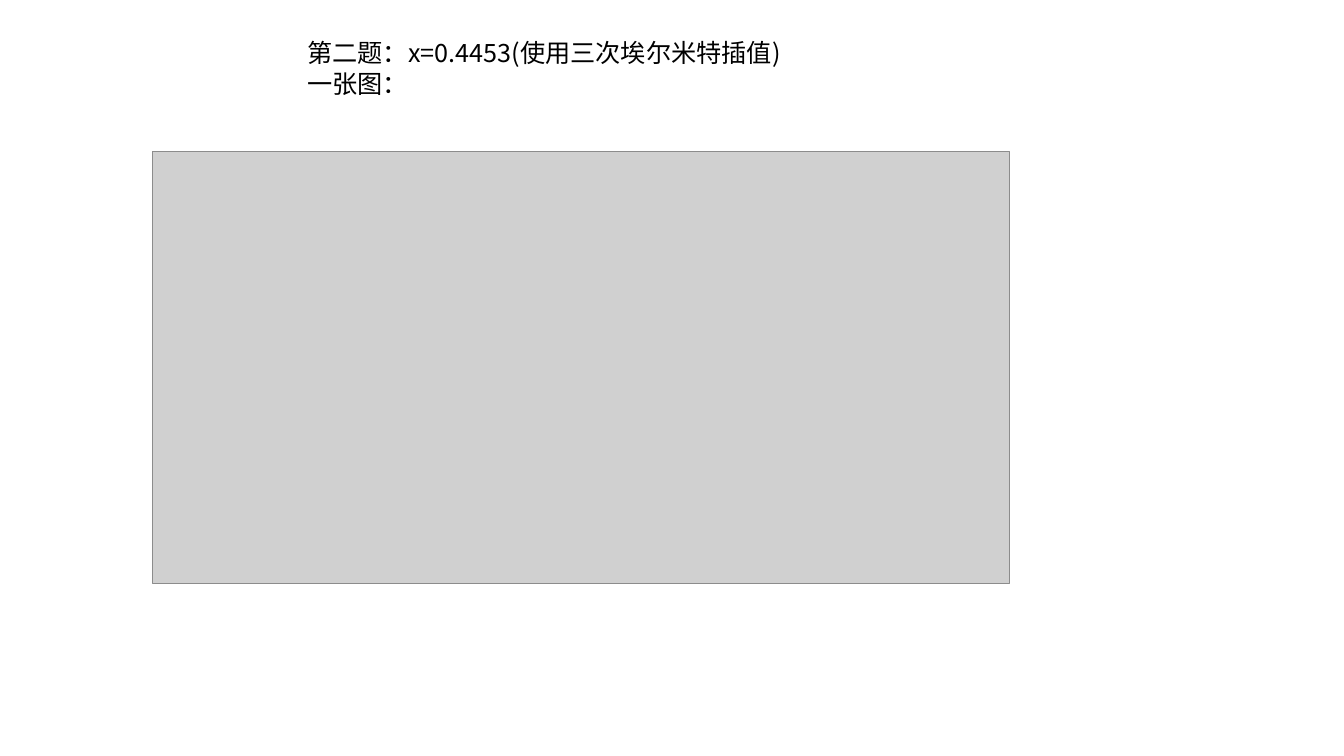
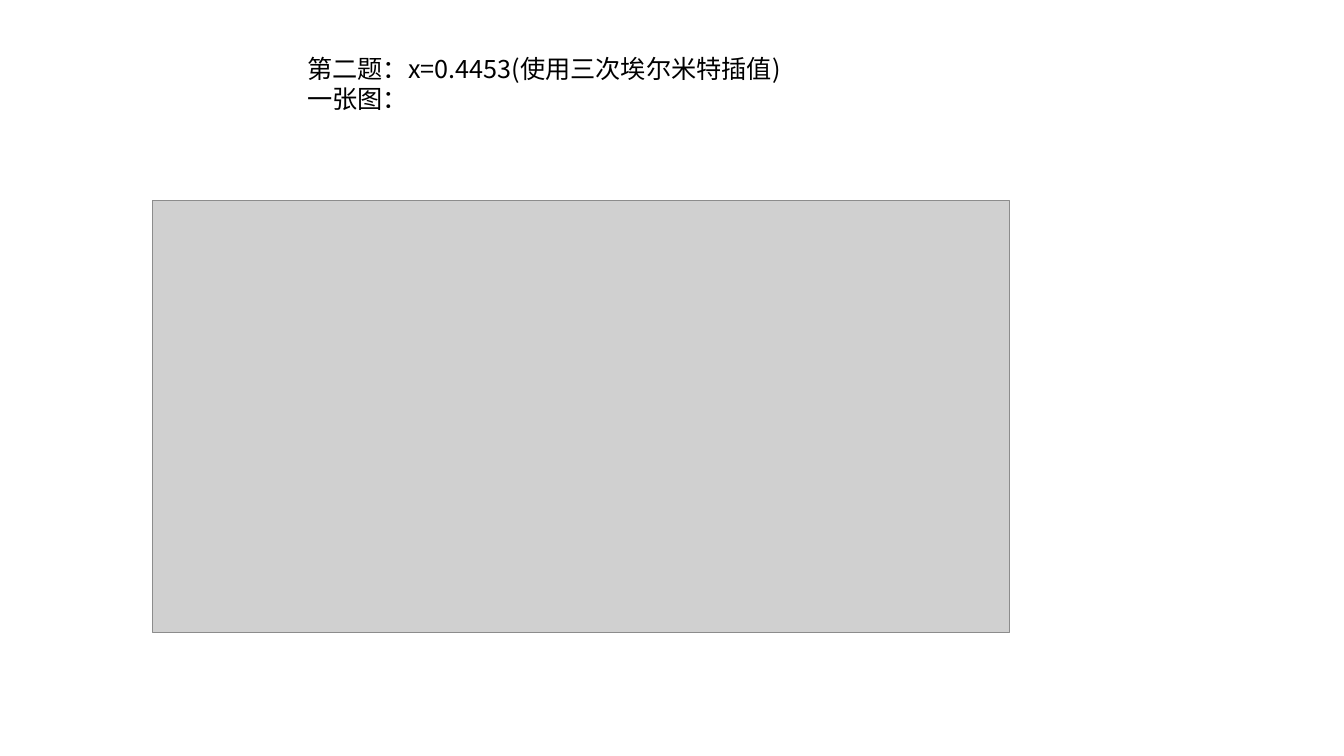
Before and after one commit to SeaCatComplexes/Homework, a slide deck: slide 2 of 插值法和最小二乘拟合/插值法和最小二乘拟合.pptx. Drawn at 1344x756 pixels with LibreOffice and Linux fonts; fonts in the diff are those of the drawing; grey boxes stand for pictures. Boxes give left, top, right and bottom in pixels: in the first picture for what was removed or moved away, otherwise in the second. Text is boxed around its words. In the diff, an @@ line names an element or a change of style, - is before the commit and + after.

Commit message:
update 3

```diff
--- a/插值法和最小二乘拟合/插值法和最小二乘拟合.pptx
+++ b/插值法和最小二乘拟合/插值法和最小二乘拟合.pptx
@@ text "第二题：x=0.4453(使用三次埃尔米特插值)" moved from (x1=307, y1=40, x2=780, y2=95) to (x1=307, y1=56, x2=780, y2=110) @@
@@ picture moved from (x1=153, y1=151, x2=1010, y2=583) to (x1=153, y1=201, x2=1010, y2=632) @@
```
